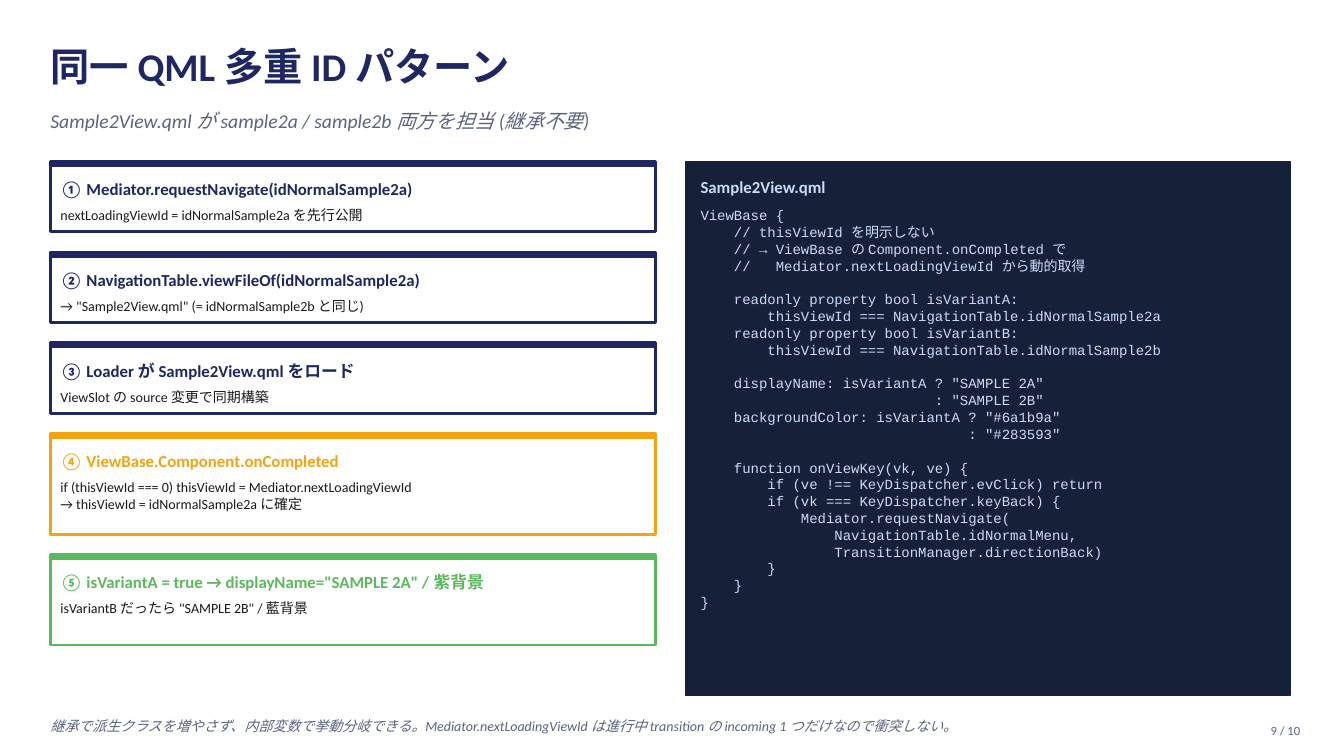
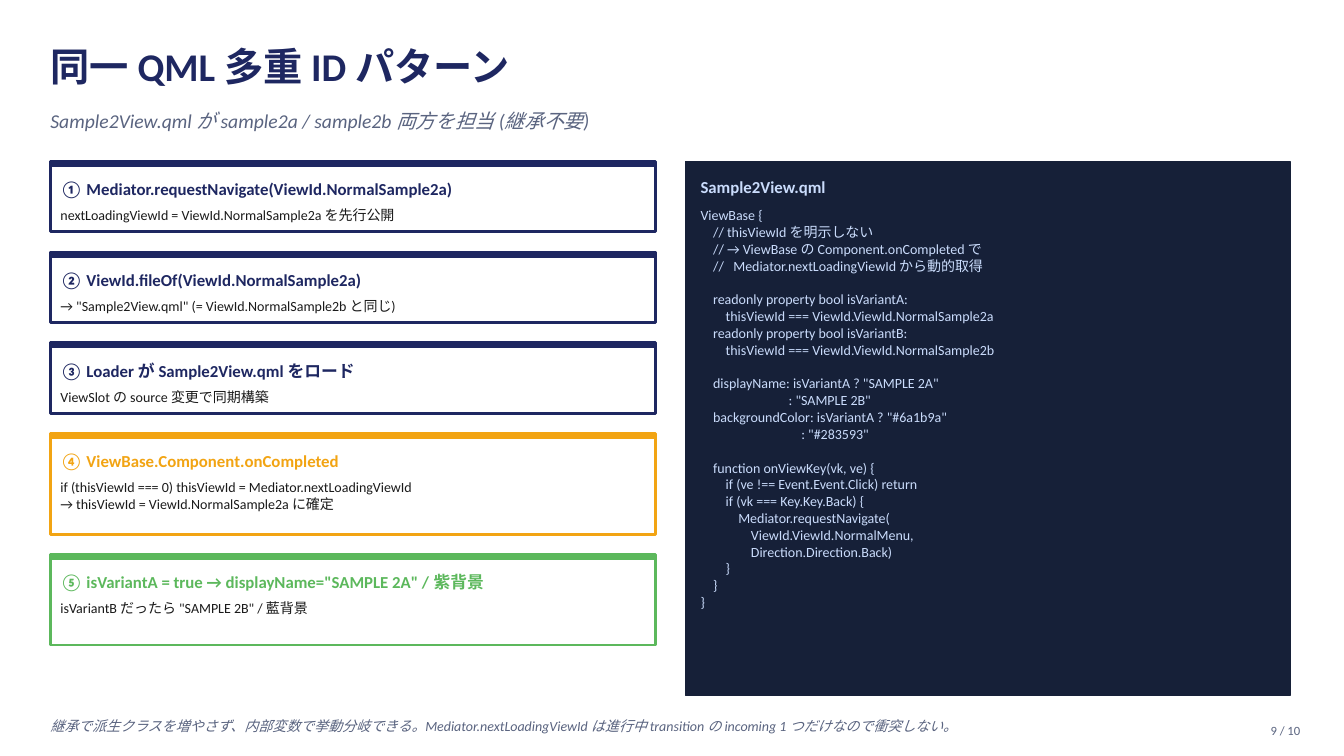
Before and after one commit to yuya-kadono/qul-loader-navigation-poc, a slide deck: slide 9 of docs/flows.pptx. Drawn at 1344x756 pixels with LibreOffice and Linux fonts; fonts in the diff are those of the drawing. Boxes give left, top, right and bottom in pixels: in the first picture for what was removed or moved away, otherwise in the second. Text is boxed around its words. In the diff, an @@ line names an element or a change of style, - is before the commit and + after.

```diff
--- a/docs/flows.pptx
+++ b/docs/flows.pptx
@@ text at bbox=[60, 208, 395, 223]: text changed @@
-nextLoadingViewId = idNormalSample2a を先行公開
+nextLoadingViewId = ViewId.NormalSample2a を先行公開
@@ text at bbox=[60, 182, 452, 199]: text changed @@
-① Mediator.requestNavigate(idNormalSample2a)
+① Mediator.requestNavigate(ViewId.NormalSample2a)
@@ text at bbox=[701, 210, 983, 526]: font Courier New to Calibri in "ViewBase {", "// thisViewId を明示しない", "// → ViewBase の Component.onCompleted で", "// Mediator.nextLoadingViewId から動的取得" and 11 more places @@
@@ text at bbox=[60, 272, 361, 290]: text changed @@
-② NavigationTable.viewFileOf(idNormalSample2a)
+② ViewId.fileOf(ViewId.NormalSample2a)
@@ text at bbox=[76, 300, 396, 314]: text changed @@
-→ "Sample2View.qml" (= idNormalSample2b と同じ)
+→ "Sample2View.qml" (= ViewId.NormalSample2b と同じ)
@@ text at bbox=[726, 311, 993, 323]: text changed; font Courier New to Calibri @@
-thisViewId === NavigationTable.idNormalSample2a
+thisViewId === ViewId.ViewId.NormalSample2a
@@ text at bbox=[726, 345, 994, 357]: text changed; font Courier New to Calibri @@
-thisViewId === NavigationTable.idNormalSample2b
+thisViewId === ViewId.ViewId.NormalSample2b
@@ text at bbox=[726, 479, 918, 508]: text changed; font Courier New to Calibri @@
-if (ve !== KeyDispatcher.evClick) return
-if (vk === KeyDispatcher.keyBack) {
+if (ve !== Event.Event.Click) return
+if (vk === Key.Key.Back) {
@@ text at bbox=[76, 497, 334, 511]: text changed @@
-→ thisViewId = idNormalSample2a に確定
+→ thisViewId = ViewId.NormalSample2a に確定
@@ text at bbox=[751, 530, 914, 559]: text changed; font Courier New to Calibri @@
-NavigationTable.idNormalMenu,
-TransitionManager.directionBack)
+ViewId.ViewId.NormalMenu,
+Direction.Direction.Back)
```
Also in this commit, not shown: 8 other slides changed, 31 other files.
